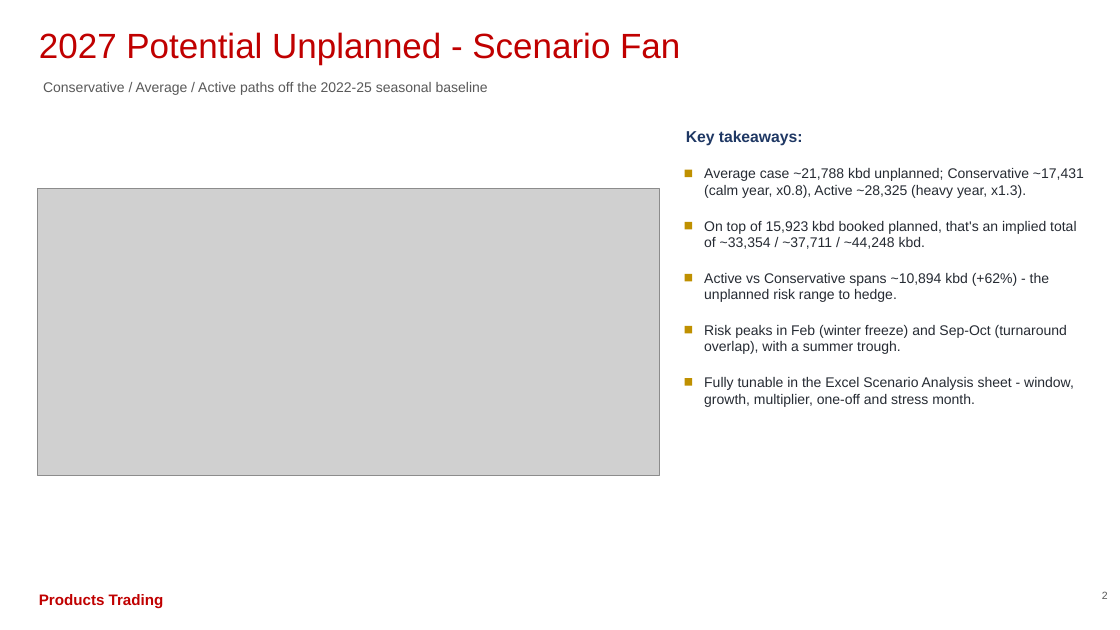
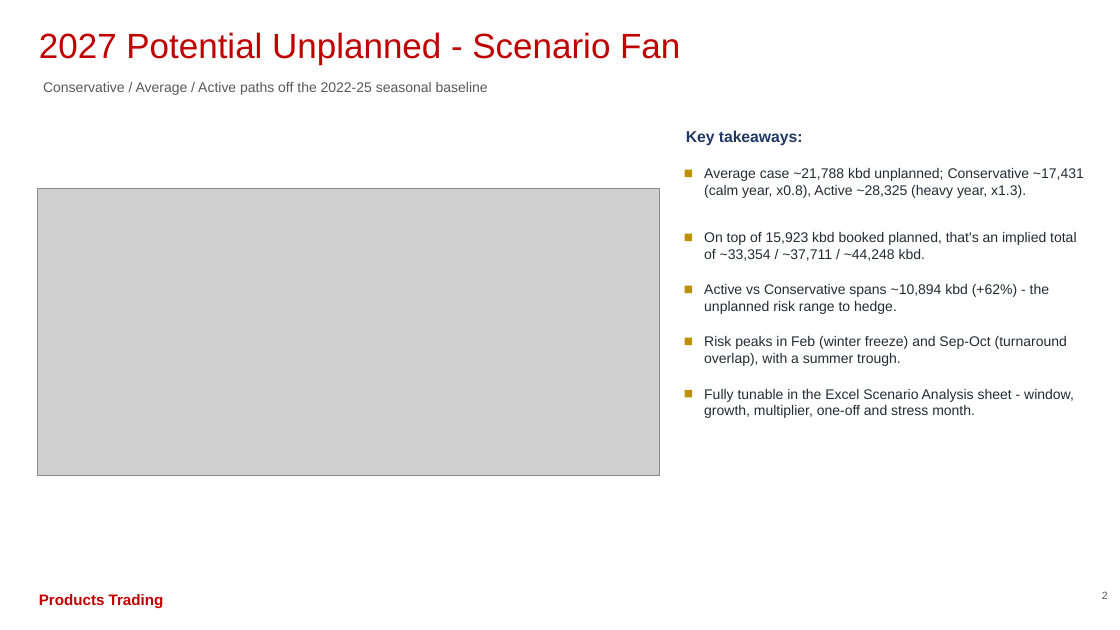
Before and after one commit to HoldenCole/Outages-script, a slide deck: slide 3 of output/outage_deck.pptx. Drawn at 1120x630 pixels with LibreOffice and Linux fonts; fonts in the diff are those of the drawing; grey boxes stand for pictures. Boxes give left, top, right and bottom in pixels: in the first picture for what was removed or moved away, otherwise in the second. Text is boxed around its words. In the diff, an @@ line names an element or a change of style, - is before the commit and + after.

```diff
--- a/output/outage_deck.pptx
+++ b/output/outage_deck.pptx
@@ text "On top of 15,923 kbd ...": place and size @@
-text "On top of 15,923 kbd ..." at bbox=[704, 221, 1076, 249]
+text "On top of 15,923 kbd ..." at bbox=[704, 232, 1076, 261]
@@ text "Active vs Conservative spans ~10,894 ...": place and size @@
-text "Active vs Conservative spans ~10,894 ..." at bbox=[704, 273, 1049, 302]
+text "Active vs Conservative spans ~10,894 ..." at bbox=[704, 284, 1049, 314]
@@ text "Risk peaks in Feb (winter ...": place and size @@
-text "Risk peaks in Feb (winter ..." at bbox=[704, 325, 1067, 354]
+text "Risk peaks in Feb (winter ..." at bbox=[704, 336, 1067, 366]
@@ text "Fully tunable in the Excel ...": place and size @@
-text "Fully tunable in the Excel ..." at bbox=[704, 377, 1074, 407]
+text "Fully tunable in the Excel ..." at bbox=[704, 389, 1074, 418]
@@ 4 rectangles: place and size @@
-4 rectangles at bbox=[685, 222, 692, 386]
+4 rectangles at bbox=[685, 234, 692, 397]
```
Also in this commit, not shown: 9 other slides changed, 1 slide added, 12 other files.
